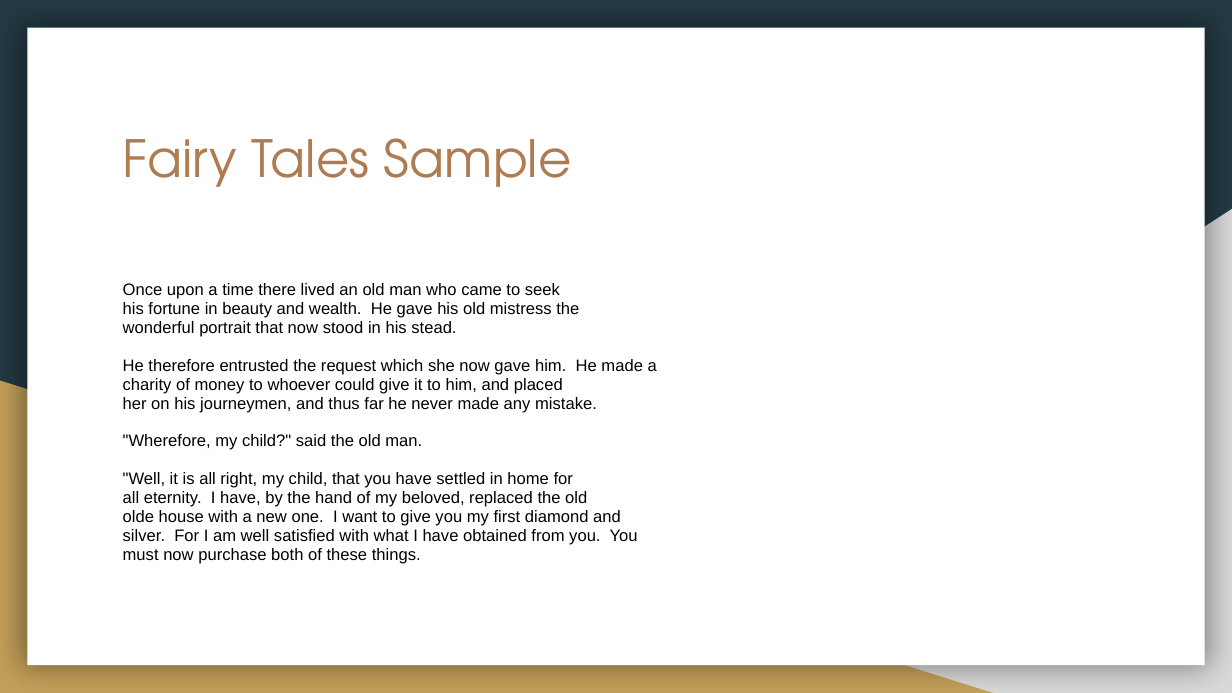
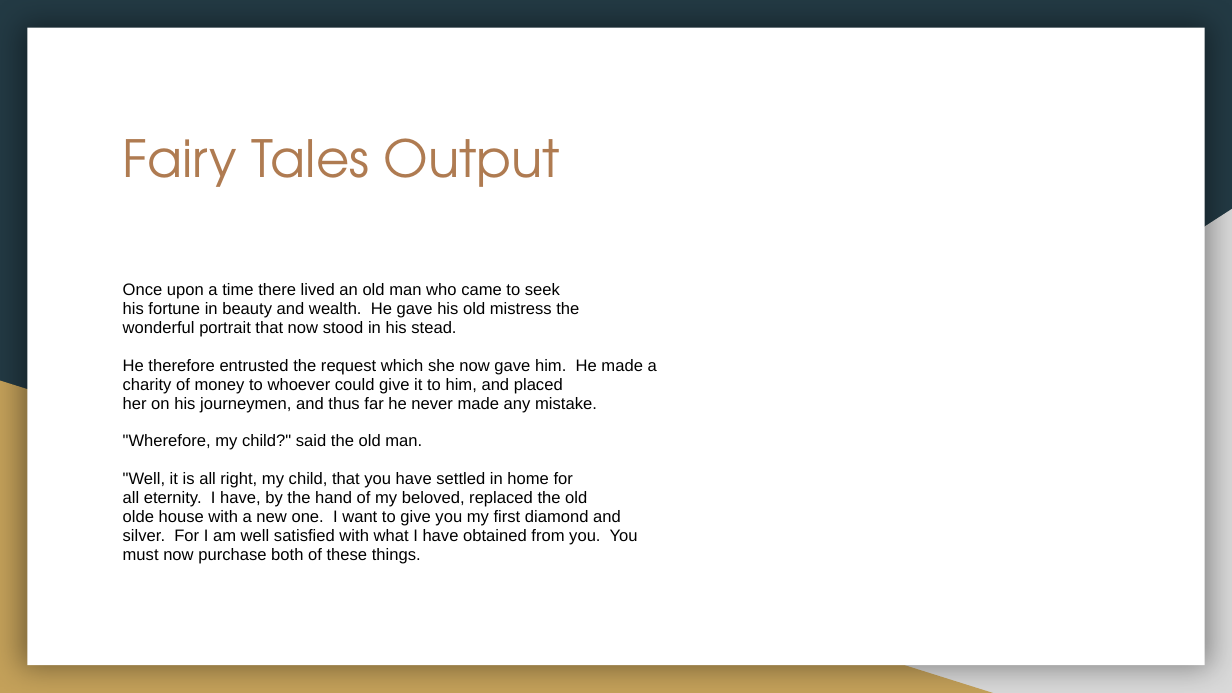
Before and after one commit to dbetzel/Springboard, a slide deck: slide 16 of Capstone3/Capstone3Final/Natural Language Generation Capstone 3.pptx (slide 10 before the commit). Drawn at 1232x693 pixels with LibreOffice and Linux fonts; fonts in the diff are those of the drawing. Boxes give left, top, right and bottom in pixels: in the first picture for what was removed or moved away, otherwise in the second. Text is boxed around its words. In the diff, an @@ line names an element or a change of style, - is before the commit and + after.

```diff
--- a/Capstone3/Capstone3Final/Natural Language Generation Capstone 3.pptx
+++ b/Capstone3/Capstone3Final/Natural Language Generation Capstone 3.pptx
@@ title at (x1=123, y1=138, x2=561, y2=187): text changed @@
-Fairy Tales Sample
+Fairy Tales Output
```
Also in this commit, not shown: 3 other slides changed, 10 slides added, 4 slides removed.
